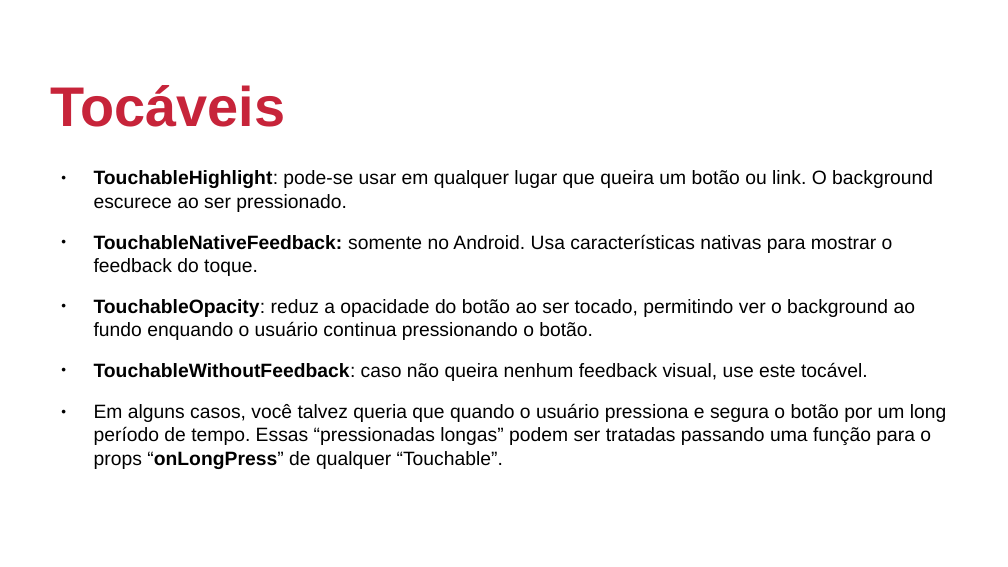
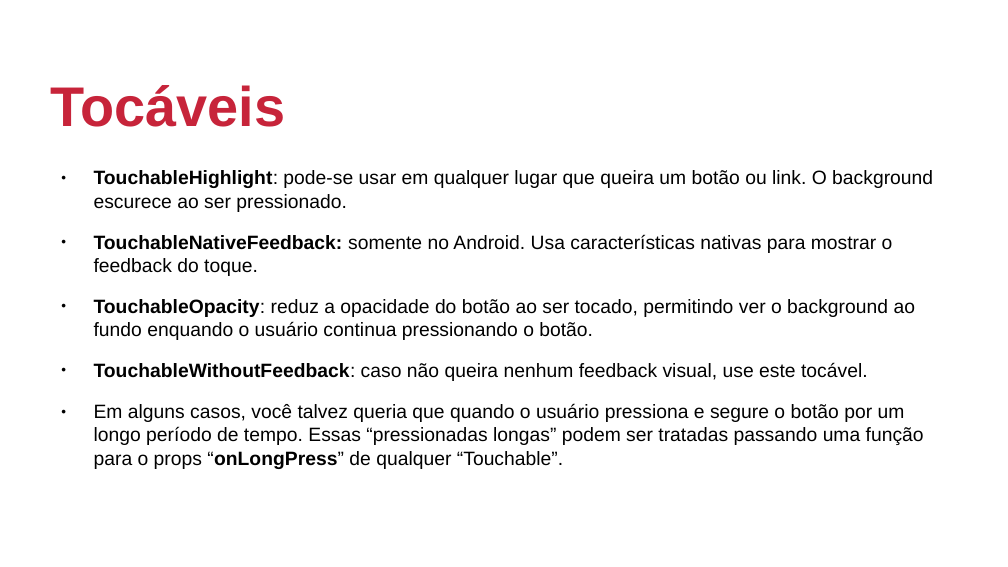
Before and after one commit to johnmagt/PIDM-2019_2, a slide deck: slide 30 of SLIDES/aula02.odp (slide 28 before the commit). Drawn at 1008x567 pixels with LibreOffice and Linux fonts; fonts in the diff are those of the drawing; background and template pictures are left out. Boxes give left, top, right and bottom in pixels: in the first picture for what was removed or moved away, otherwise in the second. Text is boxed around its words. In the diff, an @@ line names an element or a change of style, - is before the commit and + after.

```diff
--- a/SLIDES/aula02.odp
+++ b/SLIDES/aula02.odp
@@ text at bbox=[94, 403, 924, 469]: text changed @@
-● Em alguns casos, você talvez queria que quando o usuário pressiona e segura o botão por um long período de tempo. Essas “pressionadas longas” podem ser tratadas passando uma função para o props “onLongPress” de qualquer “Touchable”.
+● Em alguns casos, você talvez queria que quando o usuário pressiona e segure o botão por um longo período de tempo. Essas “pressionadas longas” podem ser tratadas passando uma função para o props “onLongPress” de qualquer “Touchable”.
```
Also in this commit, not shown: 31 other slides changed, 2 slides added, 6 other files.
